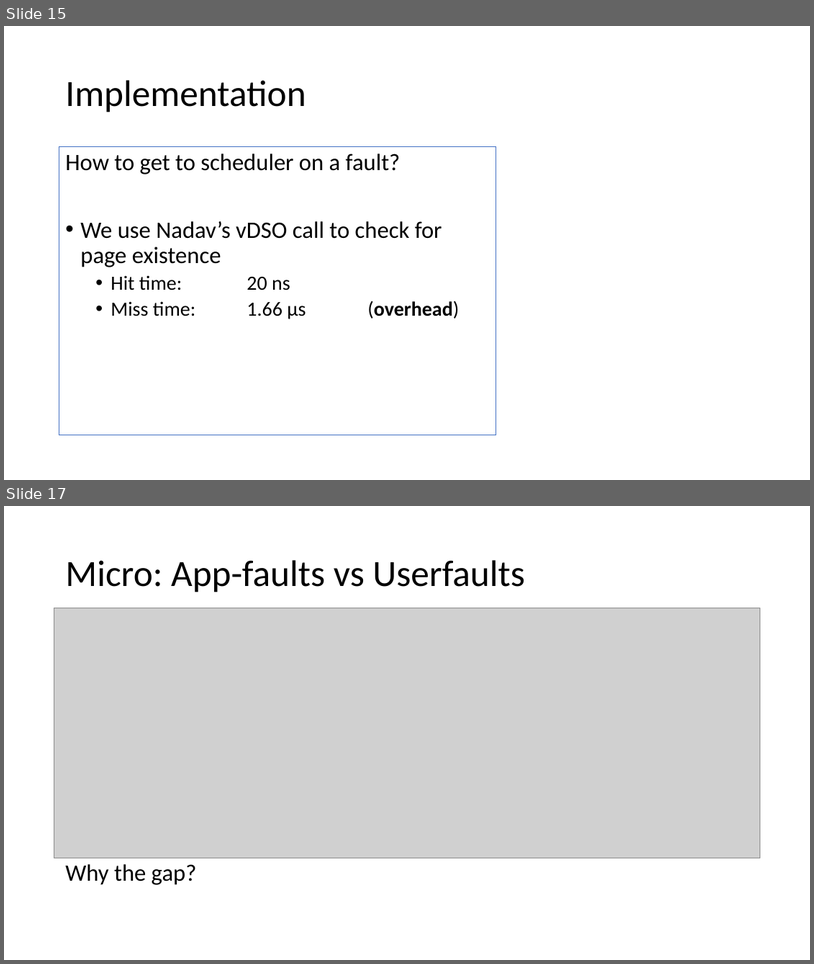
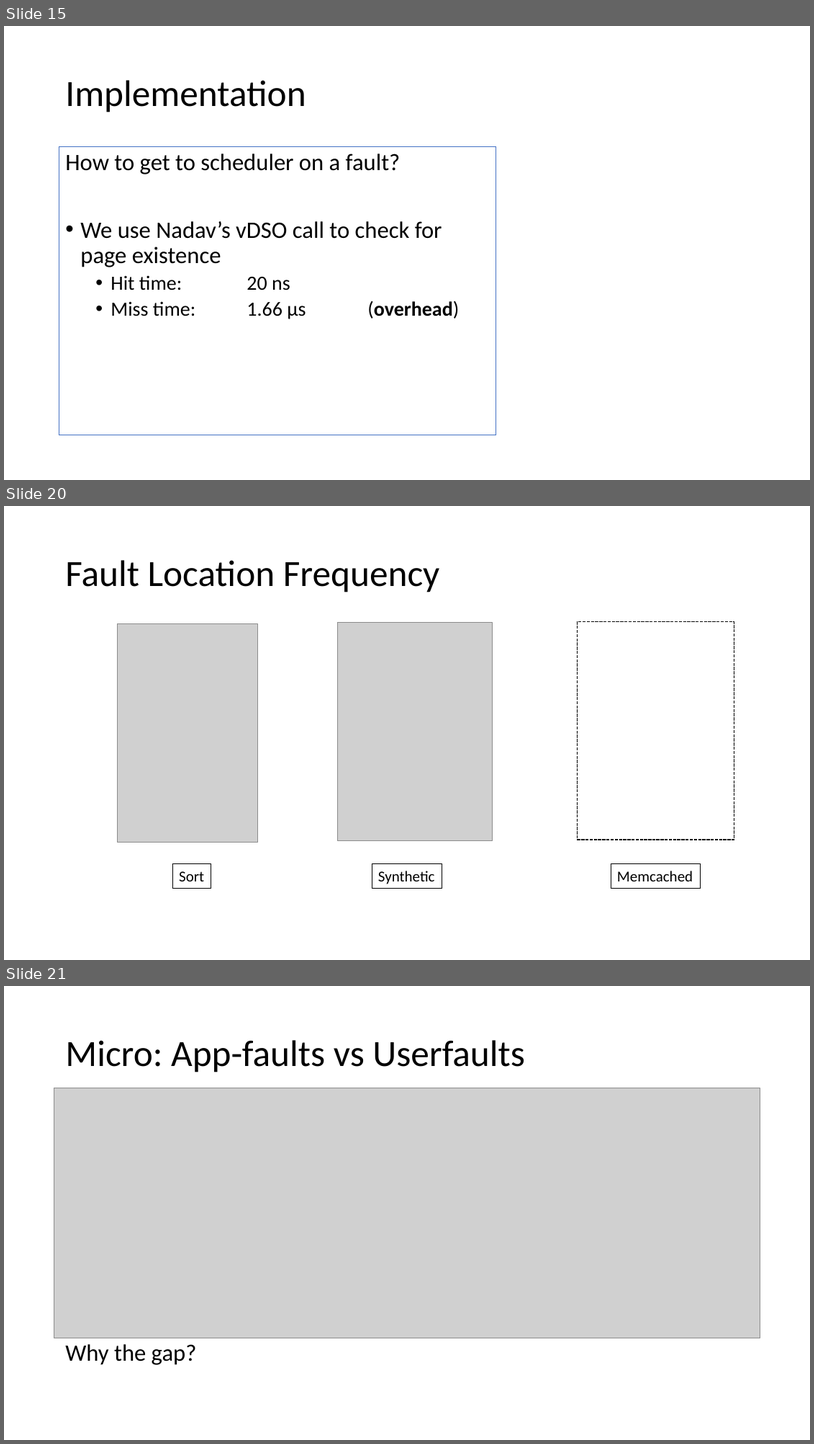
Before and after one commit to eden-farmem/eden-all, a slide deck: doc/racklette-may-2022.pptx. Shown one above the other, each under a label of ours: slides 15 and 17 before the commit, slides 15, 20 and 21 after it; the slides between them are not shown. The pictures are 814x964 and 814x1444 pixels, drawn with LibreOffice and Linux fonts; fonts in the diff are those of the drawing; grey boxes stand for pictures. Boxes give left, top, right and bottom in pixels: in the first picture for what was removed or moved away, otherwise in the second. Text is boxed around its words. In the diff, an @@ line names an element or a change of style, - is before the commit and + after.

```diff
--- a/doc/racklette-may-2022.pptx
+++ b/doc/racklette-may-2022.pptx
@@ slide 20 added at (x1=4, y1=506, x2=810, y2=960), background #FFFFFF @@
@@ title added at (x1=65, y1=560, x2=440, y2=592), 44 pt, text #000000 @@
+Fault Location Frequency
@@ picture added at (x1=117, y1=624, x2=258, y2=842) @@
@@ picture added at (x1=337, y1=623, x2=492, y2=841) @@
@@ rectangle added at (x1=578, y1=621, x2=735, y2=839), outline #000000 1.25 pt dashed @@
@@ rectangle added at (x1=173, y1=864, x2=211, y2=888), outline #000000 0.75 pt, 18 pt, text #000000 @@
+Sort
@@ rectangle added at (x1=373, y1=864, x2=442, y2=888), outline #000000 0.75 pt, 18 pt, text #000000 @@
+Synthetic
@@ rectangle added at (x1=612, y1=864, x2=700, y2=888), outline #000000 0.75 pt, 18 pt, text #000000 @@
+Memcached
@@ what was slide 17 is now slide 21 @@
```
Also in this commit, not shown: 4 slides changed, 3 other slides added, 1 slide removed, 8 other files.
